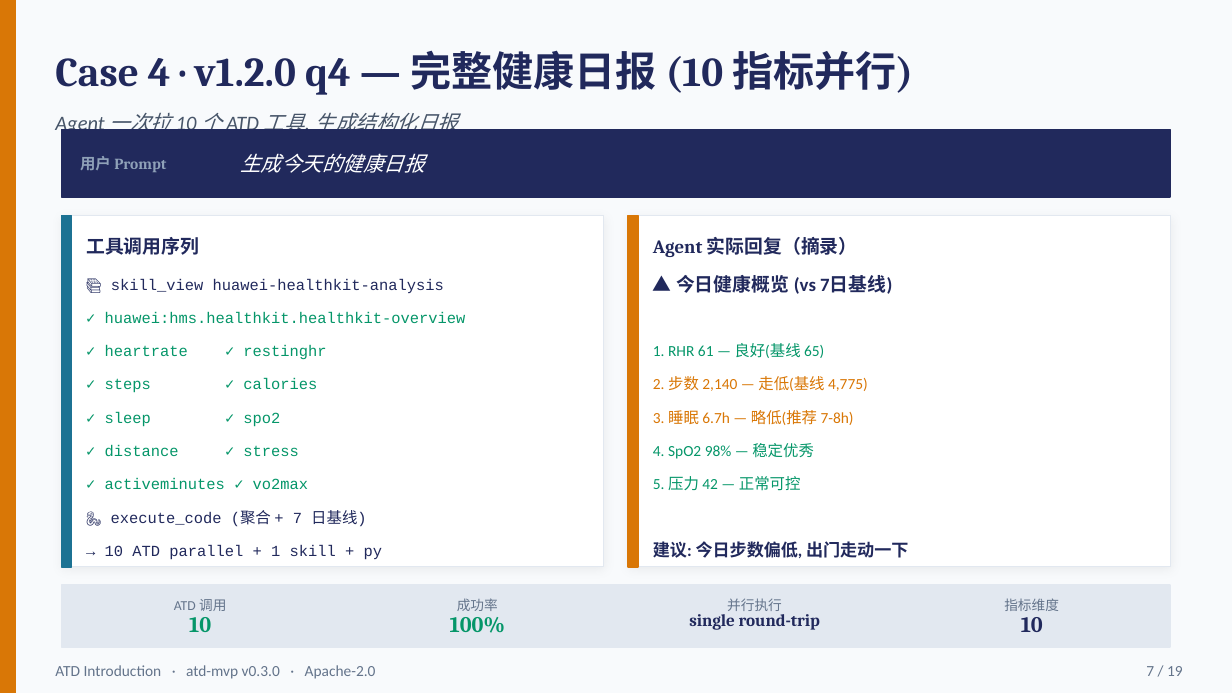
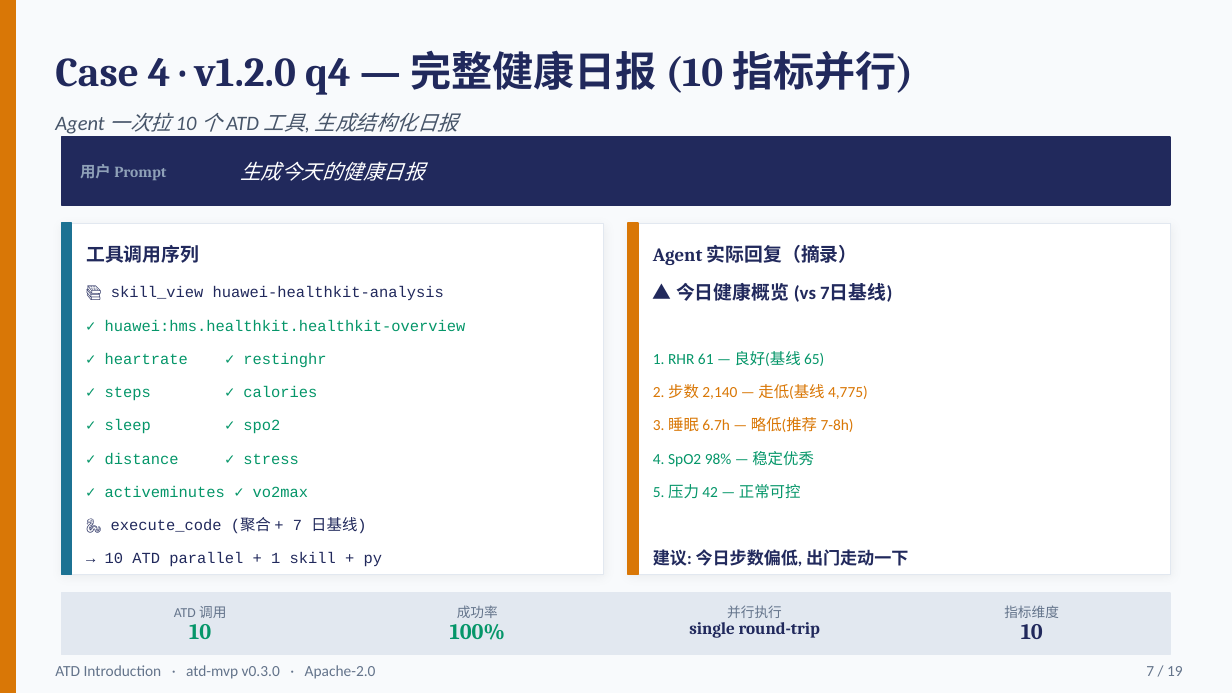
Before and after one commit to downsea/atd, a slide deck: slide 9 of docs/whitepaper/atd-introduction.pptx (slide 7 before the commit). Drawn at 1232x693 pixels with LibreOffice and Linux fonts; fonts in the diff are those of the drawing. Boxes give left, top, right and bottom in pixels: in the first picture for what was removed or moved away, otherwise in the second. Text is boxed around its words. In the diff, an @@ line names an element or a change of style, - is before the commit and + after.

```diff
--- a/docs/whitepaper/atd-introduction.pptx
+++ b/docs/whitepaper/atd-introduction.pptx
@@ 11 texts, 2 rectangles: place and size @@
-11 texts, 2 rectangles at (62, 129, 1170, 647)
+11 texts, 2 rectangles at (62, 137, 1170, 654)
@@ 17 texts, 4 rectangles: place and size @@
-17 texts, 4 rectangles at (62, 216, 1170, 633)
+17 texts, 4 rectangles at (62, 223, 1170, 640)
```
Also in this commit, not shown: 15 other slides changed, 2 slides added, 13 other files.
